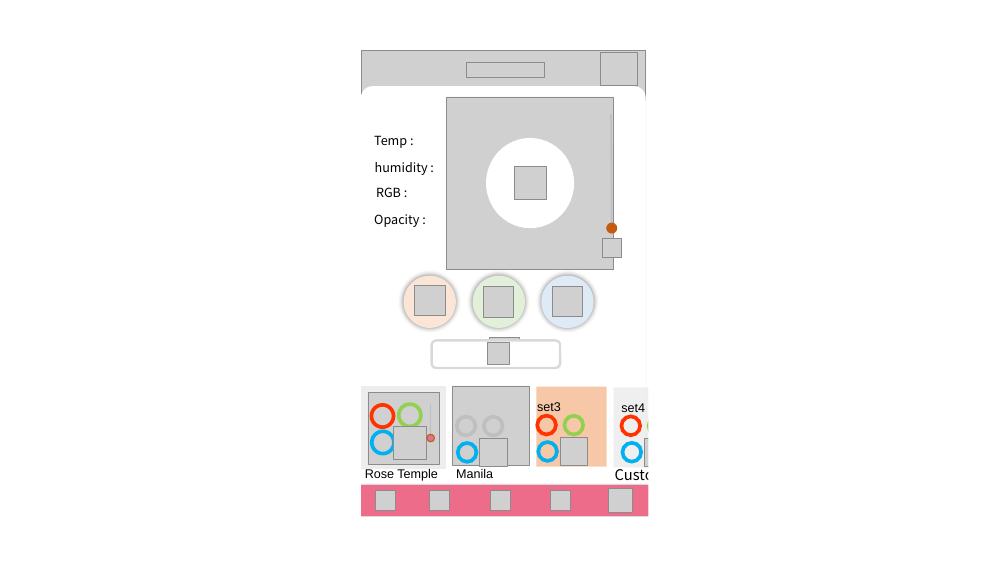
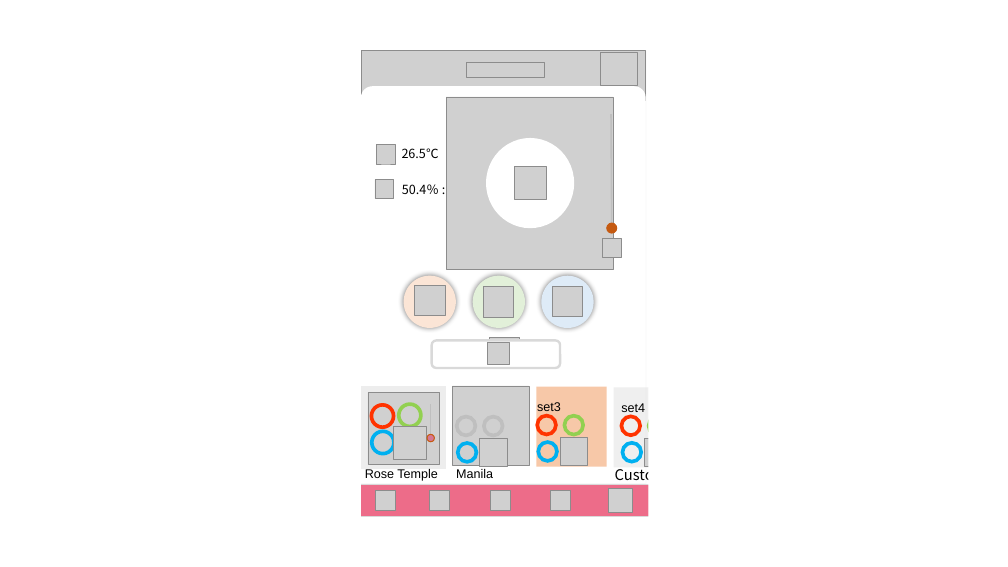
Before and after one commit to edicu2/Sentiment_Diffuser, a slide deck: slide 5 of documents/4. diffuser_디자인기획서/화면정의서_모바일_1차 수정.pptx. Drawn at 1008x567 pixels with LibreOffice and Linux fonts; fonts in the diff are those of the drawing; grey boxes stand for pictures; background and template pictures are left out. Boxes give left, top, right and bottom in pixels: in the first picture for what was removed or moved away, otherwise in the second. Text is boxed around its words. In the diff, an @@ line names an element or a change of style, - is before the commit and + after.

```diff
--- a/documents/4. diffuser_디자인기획서/화면정의서_모바일_1차 수정.pptx
+++ b/documents/4. diffuser_디자인기획서/화면정의서_모바일_1차 수정.pptx
@@ picture added at [377, 144, 396, 164] @@
@@ text at [402, 148, 439, 158]: text changed @@
-Temp :
+26.5℃
@@ picture added at [375, 180, 394, 199] @@
@@ text removed at [376, 187, 401, 197] @@
-RGB :
@@ text at [402, 184, 439, 194]: text changed @@
-humidity :
+50.4％ :
@@ text removed at [374, 214, 419, 227] @@
-Opacity :
```
Also in this commit, not shown: 2 other slides changed, 2 slides added, 1 other file.
